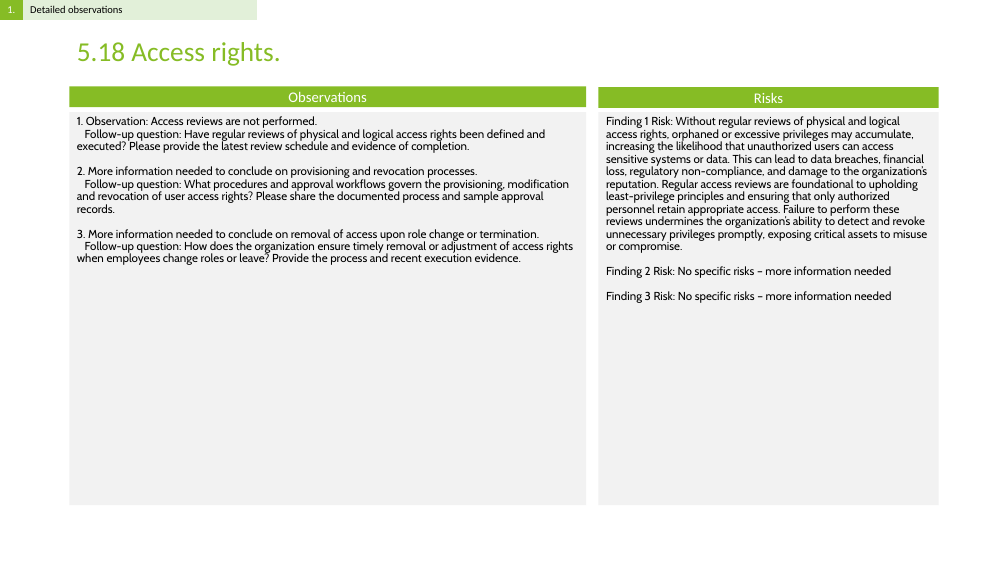
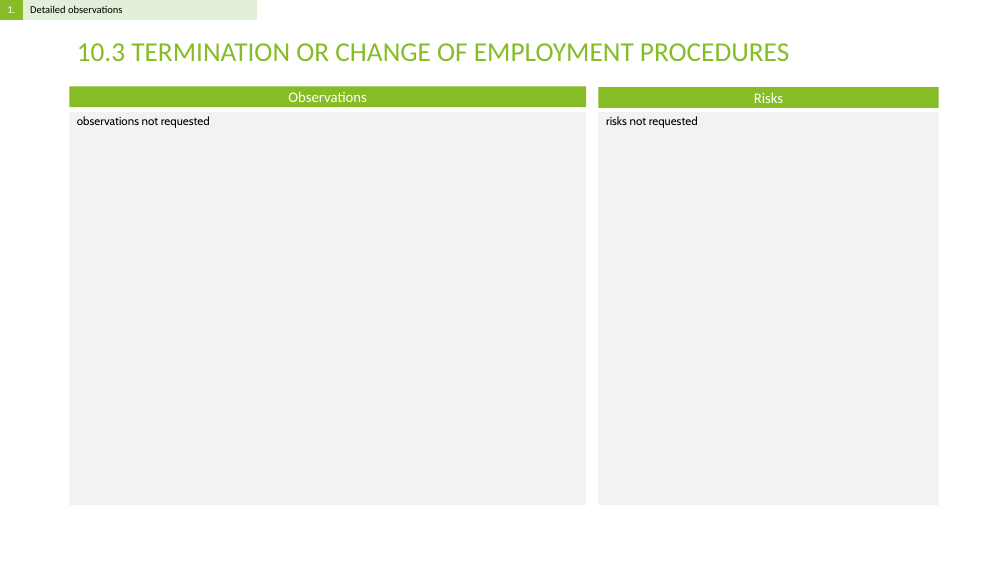
Before and after one commit to Rokas01/tprm, a slide deck: slide 67 of filename.pptx (slide 9 before the commit). Drawn at 1008x567 pixels with LibreOffice and Linux fonts; fonts in the diff are those of the drawing. Boxes give left, top, right and bottom in pixels: in the first picture for what was removed or moved away, otherwise in the second. Text is boxed around its words. In the diff, an @@ line names an element or a change of style, - is before the commit and + after.

```diff
--- a/filename.pptx
+++ b/filename.pptx
@@ title at bbox=[77, 43, 789, 61]: text changed @@
-5.18 Access rights.
+10.3 TERMINATION OR CHANGE OF EMPLOYMENT PROCEDURES
@@ text at bbox=[77, 116, 210, 128]: text changed @@
-1. Observation: Access reviews are not performed.
-Follow-up question: Have regular reviews of physical and logical access rights been defined and executed? Please provide the latest review schedule and evidence of completion.
-2. More information needed to conclude on provisioning and revocation processes.
-Follow-up question: What procedures and approval workflows govern the provisioning, modification and revocation of user access rights? Please share the documented process and sample approval records.
-3. More information needed to conclude on removal of access upon role change or termination.
-Follow-up question: How does the organization ensure timely removal or adjustment of access rights when employees change roles or leave? Provide the process and recent execution evidence.
+observations not requested
@@ text at bbox=[606, 116, 698, 128]: text changed @@
-Finding 1 Risk: Without regular reviews of physical and logical access rights, orphaned or excessive privileges may accumulate, increasing the likelihood that unauthorized users can access sensitive systems or data. This can lead to data breaches, financial loss, regulatory non-compliance, and damage to the organization’s reputation. Regular access reviews are foundational to upholding least-privilege principles and ensuring that only authorized personnel retain appropriate access. Failure to perform these reviews undermines the organization’s ability to detect and revoke unnecessary privileges promptly, exposing critical assets to misuse or compromise.
-Finding 2 Risk: No specific risks – more information needed
-Finding 3 Risk: No specific risks – more information needed
+risks not requested
```
Also in this commit, not shown: 7 other slides changed, 93 slides added, 11 slides removed, 2 other files.
